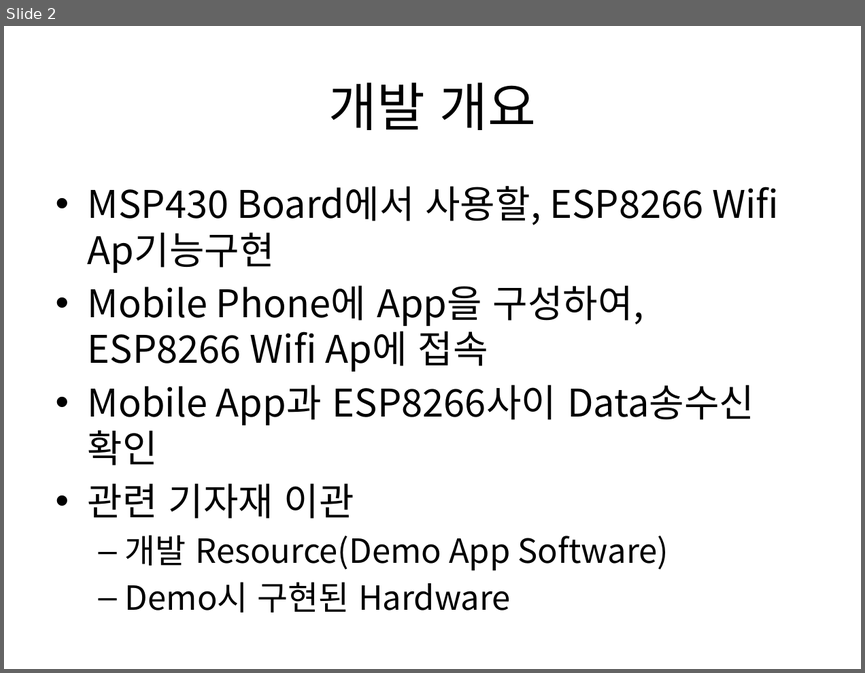
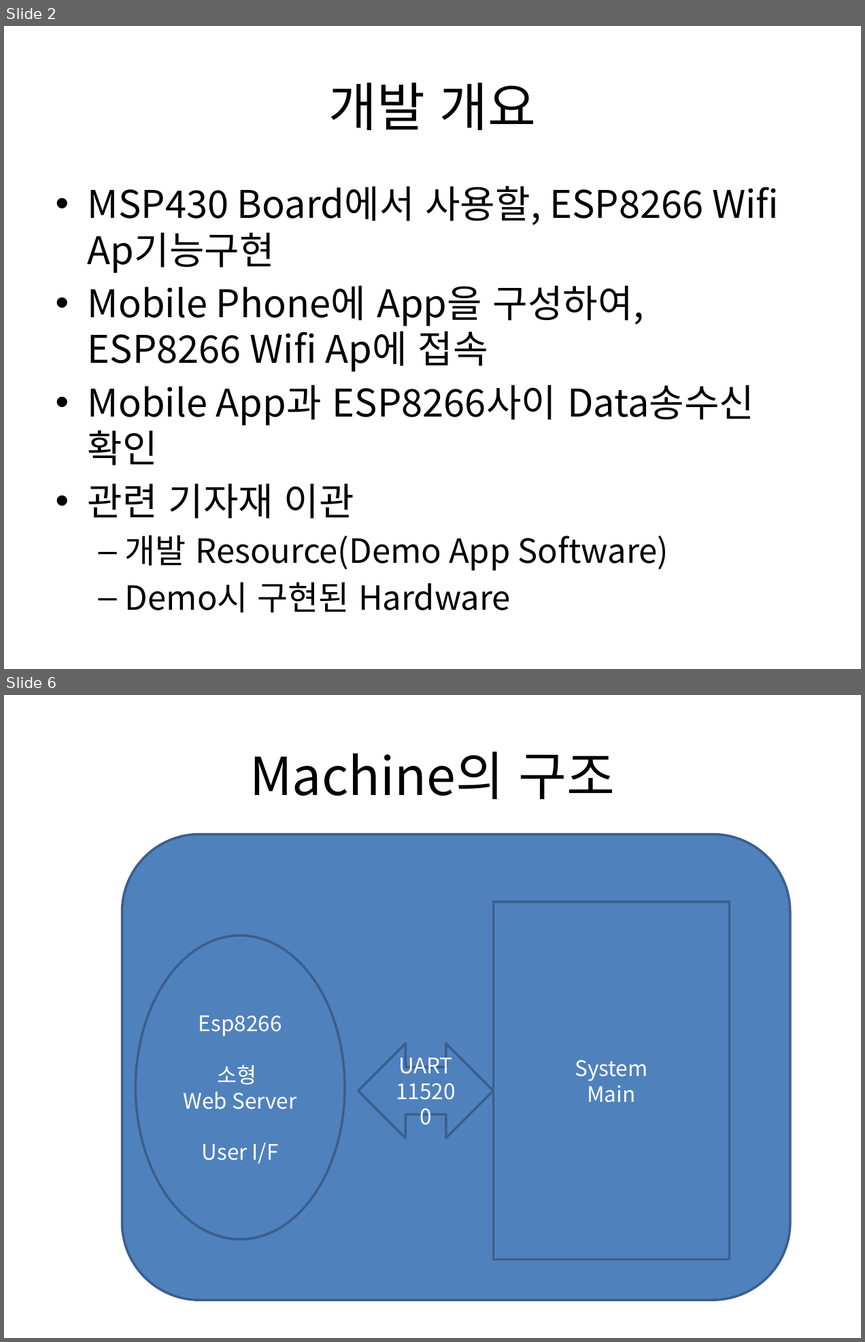
Before and after one commit to ihong9059/esp8266, a slide deck: 세주Project/세주FA.pptx. Shown one above the other, each under a label of ours: slide 2 before the commit, slides 2 and 6 after it; the slides between them are not shown. The pictures are 865x673 and 865x1342 pixels, drawn with LibreOffice and Linux fonts; fonts in the diff are those of the drawing. Boxes give left, top, right and bottom in pixels: in the first picture for what was removed or moved away, otherwise in the second. Text is boxed around its words. In the diff, an @@ line names an element or a change of style, - is before the commit and + after.

```diff
--- a/세주Project/세주FA.pptx
+++ b/세주Project/세주FA.pptx
@@ slide 6 added at (4,695,861,1338), background #FFFFFF @@
@@ title added at (249,751,615,799), 44 pt, text #000000 @@
+Machine의 구조
@@ rounded rectangle added at (122,834,791,1299), fill #4F81BD, outline #3A5F8C 2 pt @@
@@ rectangle added at (493,902,730,1259), fill #4F81BD, outline #3A5F8C 2 pt, 18 pt, text #FFFFFF @@
+System
+Main
@@ ellipse added at (136,936,345,1239), fill #4F81BD, outline #3A5F8C 2 pt, 18 pt, text #FFFFFF @@
+Esp8266
+소형
+Web Server
+User I/F
@@ left right arrow added at (358,1043,492,1137), fill #4F81BD, outline #3A5F8C 2 pt, 18 pt, text #FFFFFF @@
+UART
+115200
```
Also in this commit, not shown: 3 other slides added, 38 other files.
